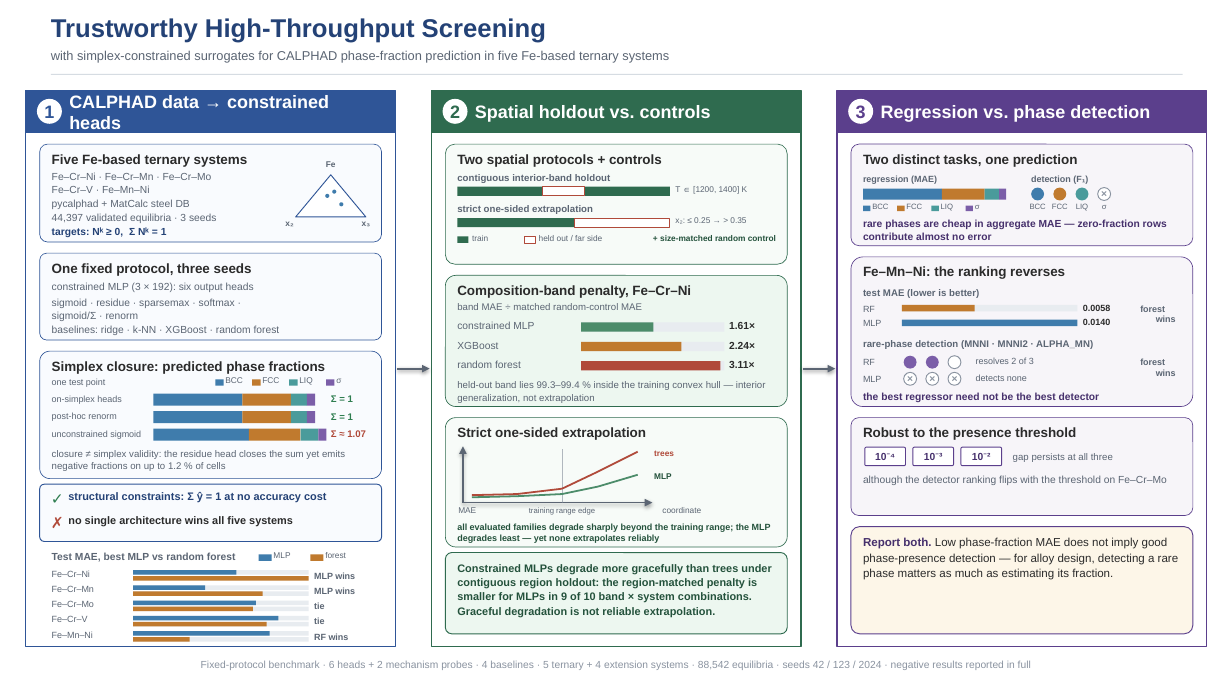
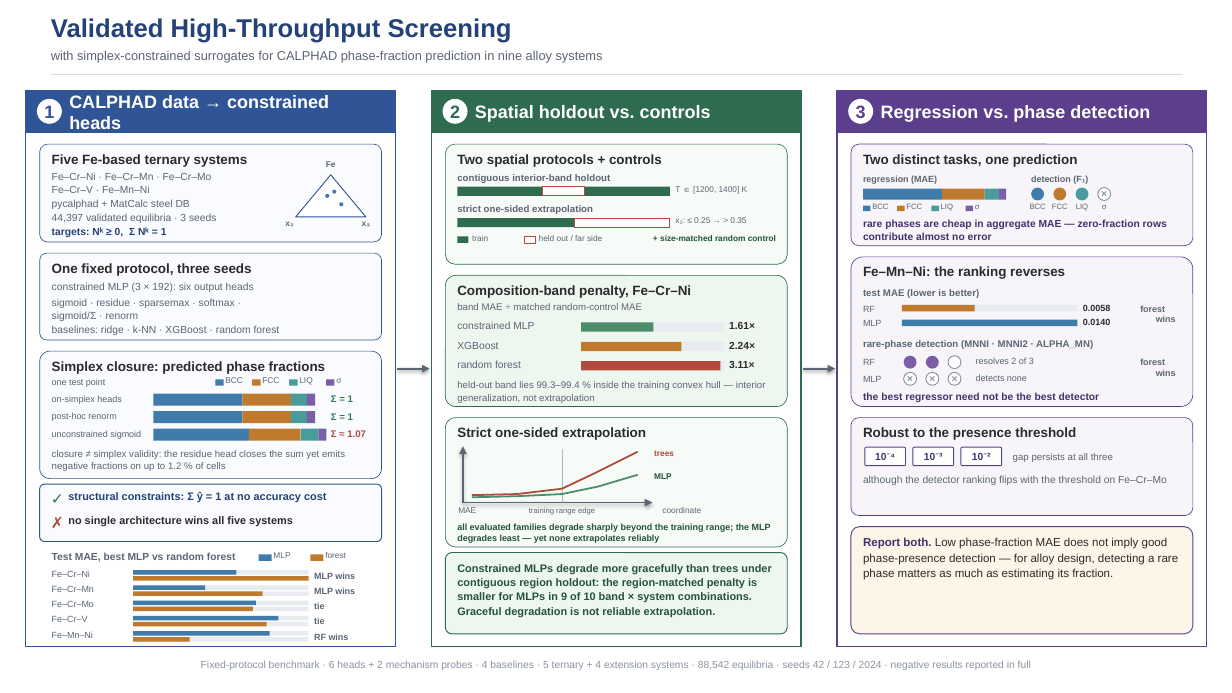
Before and after one commit to user4072/CALPHAD-based-Phase-Fraction-Prediction, a slide deck: slide 1 of Graphical_Abstract_fe_surrogate.pptx. Drawn at 1232x693 pixels with LibreOffice and Linux fonts; fonts in the diff are those of the drawing. Boxes give left, top, right and bottom in pixels: in the first picture for what was removed or moved away, otherwise in the second. Text is boxed around its words. In the diff, an @@ line names an element or a change of style, - is before the commit and + after.

Commit message:
Title finalized: Trustworthy -> Validated across tex/SI/docx/GA/README/cover letter; GA subtitle now nine alloy systems; audit 590/0/7, builds 60pp+7pp

```diff
--- a/Graphical_Abstract_fe_surrogate.pptx
+++ b/Graphical_Abstract_fe_surrogate.pptx
@@ text at <box>51,18,512,43</box>: text changed @@
-Trustworthy High-Throughput Screening
+Validated High-Throughput Screening
@@ text at <box>51,50,603,63</box>: text changed @@
-with simplex-constrained surrogates for CALPHAD phase-fraction prediction in five Fe-based ternary systems
+with simplex-constrained surrogates for CALPHAD phase-fraction prediction in nine alloy systems
```
Also in this commit, not shown: 7 other files.
